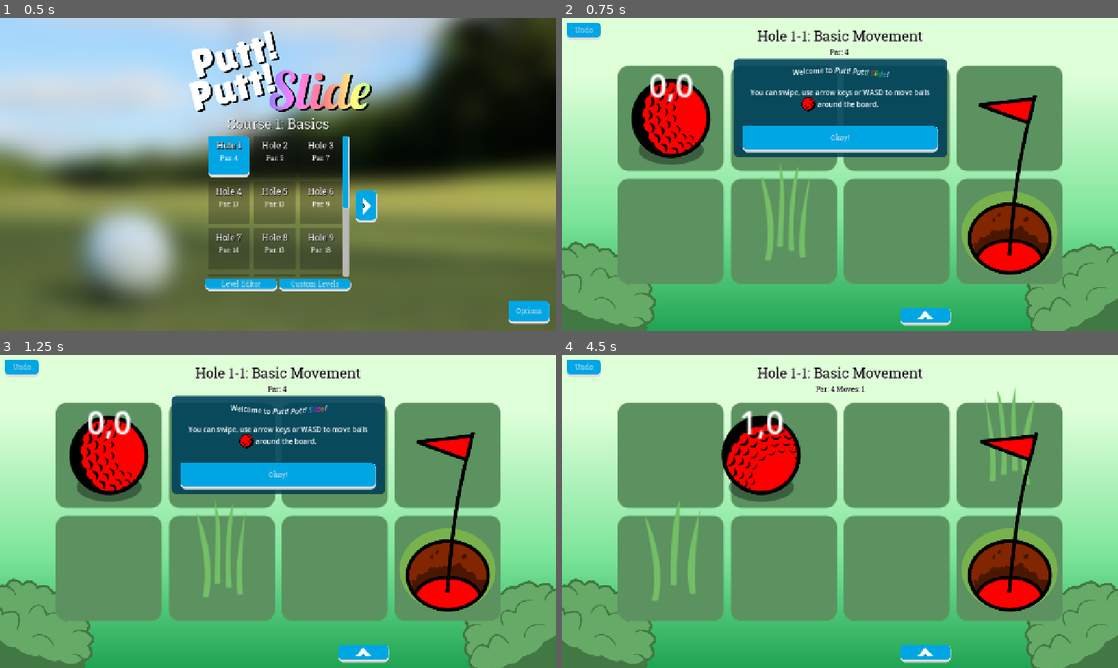
Above: before the commit, frames 1-4 (two rows, left to right).
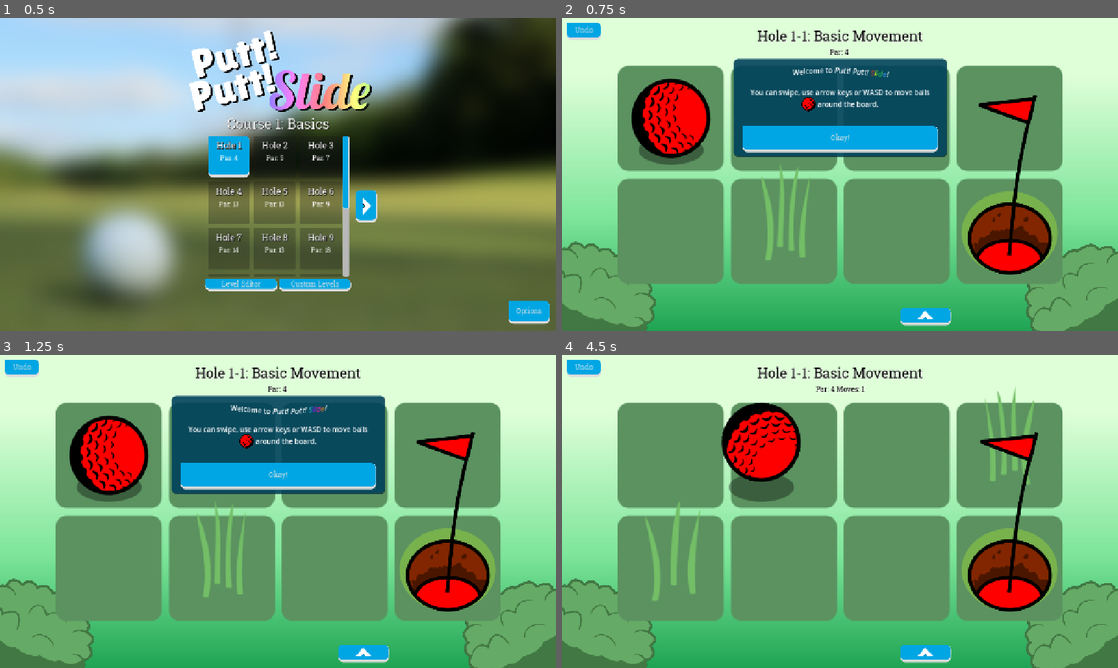
Above: after the commit, the same moments.

Repository: twincannon/GemSlide
Game: Godot game, scene res://scenes/splash_screen.tscn
The game is run twice, just before and just after one commit, with the same random seed, the same clock (stepped at 60 frames per second) and the same inputs. Sound files missing from this copy of the repository are replaced by a short silence.
Inputs (mouse positions are in pixels of both pictures, inside the frame that each line leads up to):
- Up to frame 1 (0.5 s): no input
- Up to frame 2 (0.75 s): click (789, 155) at 0.5 s
- Up to frame 3 (1.25 s): no input
- Up to frame 4 (4.5 s): click "Okay!" at 1.25 s; click (923, 652) at 2 s; click "Retry" at 2.75 s; click "Undo" at 3.5 s; move the mouse to (962, 495) at 4.27 s; hold D (right) from 4.28 s (still down); click (962, 495) at 4.35 s

Frame 1 is identical in both runs. In frame 2, 0.3% of the frame differs, in the area x 15-24%, y 17-28%; in frame 3, 0.3%; in frame 4, 2.4%, in the area x 28-43%, y 15-45%.

Commit message:
Bouncy gems, level names, disable debug text

Diff:
--- a/scenes/entities/black_gem.tscn
+++ b/scenes/entities/black_gem.tscn
@@ -28,6 +28,7 @@
 [node name="ColorblindHelper" type="Sprite2D" parent="."]
 
 [node name="Control" type="Control" parent="."]
+visible = false
 z_index = 999
 layout_mode = 3
 anchors_preset = 0
--- a/scenes/entities/bomb.tscn
+++ b/scenes/entities/bomb.tscn
@@ -12,19 +12,22 @@
 
 [node name="BlockedAnchor" type="Node2D" parent="."]
 
-[node name="BombSprite" type="Sprite2D" parent="BlockedAnchor"]
+[node name="GemSpriteRotAnchor" type="Node2D" parent="BlockedAnchor"]
+unique_name_in_owner = true
+
+[node name="BombSprite" type="Sprite2D" parent="BlockedAnchor/GemSpriteRotAnchor"]
 unique_name_in_owner = true
 z_index = 100
 scale = Vector2(0.5, 0.5)
 texture = ExtResource("1_b0vwv")
 
-[node name="BombFuseSprite" type="Sprite2D" parent="BlockedAnchor"]
+[node name="BombFuseSprite" type="Sprite2D" parent="BlockedAnchor/GemSpriteRotAnchor"]
 unique_name_in_owner = true
 z_index = 101
 scale = Vector2(0.5, 0.5)
 texture = ExtResource("2_5hsef")
 
-[node name="BombFuseVFX" type="CPUParticles2D" parent="BlockedAnchor/BombFuseSprite"]
+[node name="BombFuseVFX" type="CPUParticles2D" parent="BlockedAnchor/GemSpriteRotAnchor/BombFuseSprite"]
 unique_name_in_owner = true
 visible = false
 position = Vector2(106, -106)
@@ -47,9 +50,10 @@
 texture = ExtResource("4_fscv5")
 
 [node name="ColorComponent" parent="." node_paths=PackedStringArray("node_to_colorize") instance=ExtResource("5_ei0wy")]
-node_to_colorize = NodePath("../BlockedAnchor/BombSprite")
+node_to_colorize = NodePath("../BlockedAnchor/GemSpriteRotAnchor/BombSprite")
 
 [node name="Control" type="Control" parent="."]
+visible = false
 z_index = 999
 layout_mode = 3
 anchors_preset = 0
--- a/scenes/entities/gem.tscn
+++ b/scenes/entities/gem.tscn
@@ -32,6 +32,7 @@
 node_to_colorize = NodePath("../BlockedAnchor/GemSpriteRotAnchor/GemSprite")
 
 [node name="Control" type="Control" parent="."]
+visible = false
 z_index = 999
 layout_mode = 3
 anchors_preset = 0
--- a/scenes/levels/world4/level04-01.json
+++ b/scenes/levels/world4/level04-01.json
@@ -47,6 +47,7 @@
 		0
 	],
 	"GridSize": "Vector2i(7, 3)",
+	"LevelName": "Thinking With Portals",
 	"ParMoves": 4,
 	"Tutorial": "[center][b]Teleporters[/b] [img height=20]res://assets/art/teleporter.png[/img] instantly transport anything that enters them.[/center]"
 }
--- a/scenes/levels/world4/level04-01.tscn
+++ b/scenes/levels/world4/level04-01.tscn
@@ -8,7 +8,7 @@
 offset_bottom = 428.0
 columns = 7
 script = ExtResource("1_ofuxf")
-level_name = null
+level_name = "Thinking With Portals"
 tutorial = "[center][b]Teleporters[/b] [img height=20]res://assets/art/teleporter.png[/img] instantly transport anything that enters them.[/center]"
 par_moves = 4
 dev_best = 4
--- a/scenes/levels/world4/level04-02.json
+++ b/scenes/levels/world4/level04-02.json
@@ -35,6 +35,7 @@
 		0
 	],
 	"GridSize": "Vector2i(5, 3)",
+	"LevelName": "Cache",
 	"ParMoves": 12,
 	"Tutorial": ""
 }
--- a/scenes/levels/world4/level04-02.tscn
+++ b/scenes/levels/world4/level04-02.tscn
@@ -8,6 +8,7 @@
 offset_bottom = 428.0
 columns = 5
 script = ExtResource("1_m0q6y")
+level_name = "Cache"
 par_moves = 12
 dev_best = 11
 metadata/_edit_lock_ = true
--- a/scenes/levels/world4/level04-02a.json
+++ b/scenes/levels/world4/level04-02a.json
@@ -77,6 +77,7 @@
 		0
 	],
 	"GridSize": "Vector2i(6, 6)",
+	"LevelName": "Opposites Attract",
 	"ParMoves": 12,
 	"Tutorial": ""
 }
--- a/scenes/levels/world4/level04-02a.tscn
+++ b/scenes/levels/world4/level04-02a.tscn
@@ -8,6 +8,7 @@
 offset_bottom = 428.0
 columns = 6
 script = ExtResource("1_51vmb")
+level_name = "Opposites Attract"
 par_moves = 12
 dev_best = 10
 metadata/_edit_lock_ = true
--- a/scenes/levels/world4/level04-02aa.json
+++ b/scenes/levels/world4/level04-02aa.json
@@ -75,6 +75,7 @@
 		0
 	],
 	"GridSize": "Vector2i(7, 5)",
+	"LevelName": "Trifecta",
 	"ParMoves": 12,
 	"Tutorial": ""
 }
--- a/scenes/levels/world4/level04-02aa.tscn
+++ b/scenes/levels/world4/level04-02aa.tscn
@@ -8,6 +8,7 @@
 offset_bottom = 320.0
 columns = 7
 script = ExtResource("1_pnwdv")
+level_name = "Trifecta"
 par_moves = 12
 dev_best = 9
 
--- a/scenes/levels/world4/level04-02b.json
+++ b/scenes/levels/world4/level04-02b.json
@@ -77,6 +77,7 @@
 		0
 	],
 	"GridSize": "Vector2i(6, 6)",
+	"LevelName": "Jail",
 	"ParMoves": 14,
 	"Tutorial": ""
 }
--- a/scenes/levels/world4/level04-02b.tscn
+++ b/scenes/levels/world4/level04-02b.tscn
@@ -8,6 +8,7 @@
 offset_bottom = 428.0
 columns = 6
 script = ExtResource("1_yda7h")
+level_name = "Jail"
 par_moves = 14
 dev_best = 12
 metadata/_edit_lock_ = true
--- a/scenes/levels/world4/level04-02c.json
+++ b/scenes/levels/world4/level04-02c.json
@@ -75,6 +75,7 @@
 		0
 	],
 	"GridSize": "Vector2i(7, 5)",
+	"LevelName": "Rocky Forest",
 	"ParMoves": 15,
 	"Tutorial": ""
 }
--- a/scenes/levels/world4/level04-02c.tscn
+++ b/scenes/levels/world4/level04-02c.tscn
@@ -8,6 +8,7 @@
 offset_bottom = 428.0
 columns = 7
 script = ExtResource("1_013m3")
+level_name = "Rocky Forest"
 par_moves = 15
 dev_best = 12
 metadata/_edit_lock_ = true
--- a/scenes/levels/world4/level04-03.json
+++ b/scenes/levels/world4/level04-03.json
@@ -55,6 +55,7 @@
 		0
 	],
 	"GridSize": "Vector2i(5, 5)",
+	"LevelName": "Tight Squeeze",
 	"ParMoves": 21,
 	"Tutorial": ""
 }
--- a/scenes/levels/world4/level04-03.tscn
+++ b/scenes/levels/world4/level04-03.tscn
@@ -8,6 +8,7 @@
 offset_bottom = 428.0
 columns = 5
 script = ExtResource("1_cskst")
+level_name = "Tight Squeeze"
 par_moves = 21
 dev_best = 17
 metadata/_edit_lock_ = true
--- a/scenes/levels/world4/level04-04.json
+++ b/scenes/levels/world4/level04-04.json
@@ -65,6 +65,7 @@
 		0
 	],
 	"GridSize": "Vector2i(6, 5)",
+	"LevelName": "Stones Throw",
 	"ParMoves": 19,
 	"Tutorial": ""
 }
--- a/scenes/levels/world4/level04-04.tscn
+++ b/scenes/levels/world4/level04-04.tscn
@@ -8,6 +8,7 @@
 offset_bottom = 428.0
 columns = 6
 script = ExtResource("1_0ttks")
+level_name = "Stones Throw"
 par_moves = 19
 dev_best = 14
 metadata/_edit_lock_ = true
--- a/scenes/levels/world4/level04-04a.json
+++ b/scenes/levels/world4/level04-04a.json
@@ -103,6 +103,7 @@
 		0
 	],
 	"GridSize": "Vector2i(7, 7)",
+	"LevelName": "Displacement",
 	"ParMoves": 17,
 	"Tutorial": ""
 }
--- a/scenes/levels/world4/level04-04a.tscn
+++ b/scenes/levels/world4/level04-04a.tscn
@@ -8,6 +8,7 @@
 offset_bottom = 428.0
 columns = 7
 script = ExtResource("1_c6056")
+level_name = "Displacement"
 par_moves = 17
 dev_best = 14
 metadata/_edit_lock_ = true
--- a/scenes/levels/world4/level04-05.json
+++ b/scenes/levels/world4/level04-05.json
@@ -89,6 +89,7 @@
 		0
 	],
 	"GridSize": "Vector2i(7, 6)",
+	"LevelName": "Quantum Slide",
 	"ParMoves": 24,
 	"Tutorial": ""
 }
--- a/scenes/levels/world4/level04-05.tscn
+++ b/scenes/levels/world4/level04-05.tscn
@@ -8,6 +8,7 @@
 offset_bottom = 428.0
 columns = 7
 script = ExtResource("1_6dbqw")
+level_name = "Quantum Slide"
 par_moves = 24
 dev_best = 18
 metadata/_edit_lock_ = true
--- a/scenes/levels/world4/level04-06.json
+++ b/scenes/levels/world4/level04-06.json
@@ -103,6 +103,7 @@
 		0
 	],
 	"GridSize": "Vector2i(7, 7)",
+	"LevelName": "Skipping Stones",
 	"ParMoves": 19,
 	"Tutorial": ""
 }
--- a/scenes/levels/world4/level04-06.tscn
+++ b/scenes/levels/world4/level04-06.tscn
@@ -8,6 +8,7 @@
 offset_bottom = 428.0
 columns = 7
 script = ExtResource("1_mvuat")
+level_name = "Skipping Stones"
 par_moves = 19
 dev_best = 16
 metadata/_edit_lock_ = true
--- a/scenes/levels/world4/level04-07.json
+++ b/scenes/levels/world4/level04-07.json
@@ -101,6 +101,7 @@
 		0
 	],
 	"GridSize": "Vector2i(8, 6)",
+	"LevelName": "Through the Trees",
 	"ParMoves": 20,
 	"Tutorial": ""
 }
--- a/scenes/levels/world4/level04-07.tscn
+++ b/scenes/levels/world4/level04-07.tscn
@@ -8,6 +8,7 @@
 offset_bottom = 358.0
 columns = 8
 script = ExtResource("1_4lkyp")
+level_name = "Through the Trees"
 par_moves = 20
 dev_best = 13
 
--- a/scenes/levels/world4/level04-07a.json
+++ b/scenes/levels/world4/level04-07a.json
@@ -77,6 +77,7 @@
 		0
 	],
 	"GridSize": "Vector2i(6, 6)",
+	"LevelName": "Tight Squeeze 2",
 	"ParMoves": 25,
 	"Tutorial": ""
 }
--- a/scenes/levels/world4/level04-07a.tscn
+++ b/scenes/levels/world4/level04-07a.tscn
@@ -8,6 +8,7 @@
 offset_bottom = 448.0
 columns = 6
 script = ExtResource("1_l0ten")
+level_name = "Tight Squeeze 2"
 par_moves = 25
 dev_best = 20
 
--- a/scenes/levels/world4/level04-07b.json
+++ b/scenes/levels/world4/level04-07b.json
@@ -133,6 +133,7 @@
 		0
 	],
 	"GridSize": "Vector2i(8, 8)",
+	"LevelName": "Roundabout 2",
 	"ParMoves": 21,
 	"Tutorial": ""
 }
--- a/scenes/levels/world4/level04-07b.tscn
+++ b/scenes/levels/world4/level04-07b.tscn
@@ -8,6 +8,7 @@
 offset_bottom = 448.0
 columns = 8
 script = ExtResource("1_n71vx")
+level_name = "Roundabout 2"
 par_moves = 21
 dev_best = 16
 
--- a/scenes/levels/world4/level04-08.json
+++ b/scenes/levels/world4/level04-08.json
@@ -65,6 +65,7 @@
 		0
 	],
 	"GridSize": "Vector2i(6, 5)",
+	"LevelName": "Deadlocked",
 	"ParMoves": 18,
 	"Tutorial": ""
 }
--- a/scenes/levels/world4/level04-08.tscn
+++ b/scenes/levels/world4/level04-08.tscn
@@ -8,6 +8,7 @@
 offset_bottom = 355.0
 columns = 6
 script = ExtResource("1_40owv")
+level_name = "Deadlocked"
 par_moves = 18
 dev_best = 13
 
--- a/scenes/levels/world4/level04-08a.json
+++ b/scenes/levels/world4/level04-08a.json
@@ -103,6 +103,7 @@
 		0
 	],
 	"GridSize": "Vector2i(7, 7)",
+	"LevelName": "Trifecta 2",
 	"ParMoves": 23,
 	"Tutorial": ""
 }
--- a/scenes/levels/world4/level04-08a.tscn
+++ b/scenes/levels/world4/level04-08a.tscn
@@ -8,6 +8,7 @@
 offset_bottom = 401.0
 columns = 7
 script = ExtResource("1_e6qo2")
+level_name = "Trifecta 2"
 par_moves = 23
 dev_best = 18
 
--- a/scenes/levels/world4/level04-09.json
+++ b/scenes/levels/world4/level04-09.json
@@ -117,6 +117,7 @@
 		0
 	],
 	"GridSize": "Vector2i(8, 7)",
+	"LevelName": "Side to Side",
 	"ParMoves": 28,
 	"Tutorial": ""
 }
--- a/scenes/levels/world4/level04-09.tscn
+++ b/scenes/levels/world4/level04-09.tscn
@@ -8,6 +8,7 @@
 offset_bottom = 400.0
 columns = 8
 script = ExtResource("1_jaohj")
+level_name = "Side to Side"
 par_moves = 28
 dev_best = 23
 num_buttons = 64
--- a/scenes/levels/world4/level04-10.json
+++ b/scenes/levels/world4/level04-10.json
@@ -167,6 +167,7 @@
 		0
 	],
 	"GridSize": "Vector2i(9, 9)",
+	"LevelName": "Pentagon",
 	"ParMoves": 28,
 	"Tutorial": ""
 }
--- a/scenes/levels/world4/level04-10.tscn
+++ b/scenes/levels/world4/level04-10.tscn
@@ -8,6 +8,7 @@
 offset_bottom = 438.0
 columns = 9
 script = ExtResource("1_4m2bc")
+level_name = "Pentagon"
 par_moves = 28
 dev_best = 22
 num_buttons = 81
--- a/scenes/levels/world5/level05-intro.json
+++ b/scenes/levels/world5/level05-intro.json
@@ -1,40 +1,41 @@
 {
-	"DevBest": 5.0,
+	"DevBest": 5,
 	"Entities": [
-		14.0,
-		0.0,
-		0.0,
-		0.0,
-		0.0,
-		0.0,
-		15.0,
-		0.0,
-		0.0,
-		5.0,
-		0.0,
-		0.0,
-		0.0,
-		4.0,
-		0.0
+		14,
+		0,
+		0,
+		0,
+		0,
+		0,
+		15,
+		0,
+		0,
+		5,
+		0,
+		0,
+		0,
+		4,
+		0
 	],
 	"EntityIDs": [
-		0.0,
-		0.0,
-		0.0,
-		0.0,
-		0.0,
-		0.0,
-		0.0,
-		0.0,
-		0.0,
-		0.0,
-		0.0,
-		0.0,
-		0.0,
-		0.0,
-		0.0
+		0,
+		0,
+		0,
+		0,
+		0,
+		0,
+		0,
+		0,
+		0,
+		0,
+		0,
+		0,
+		0,
+		0,
+		0
 	],
 	"GridSize": "Vector2i(5, 3)",
-	"ParMoves": 5.0,
+	"LevelName": "Bombastic Beginning",
+	"ParMoves": 5,
 	"Tutorial": "[center][b]Bombs[/b] [img height=40]res://assets/art/bomb_texticon.png[/img] obey the following rules:[/c …(211 unchanged characters)…
 }
--- a/scenes/levels/world5/level05-intro.tscn
+++ b/scenes/levels/world5/level05-intro.tscn
@@ -8,6 +8,7 @@
 offset_bottom = 435.0
 columns = 5
 script = ExtResource("1_ucu8b")
+level_name = "Bombastic Beginning"
 tutorial = "[center][b]Bombs[/b] [img height=40]res://assets/art/bomb_texticon.png[/img] obey the following rules:[/center]
 [ul]They act like balls and can enter goals[/ul]
 [ul]If any ball enters a goal, all bombs ignite[/ul]
--- a/scenes/levels/world5/level05-intro2.json
+++ b/scenes/levels/world5/level05-intro2.json
@@ -1,46 +1,47 @@
 {
-	"DevBest": 0.0,
+	"DevBest": 0,
 	"Entities": [
-		1.0,
-		16.0,
-		7.0,
-		0.0,
-		0.0,
-		4.0,
-		8.0,
-		8.0,
-		8.0,
-		8.0,
-		8.0,
-		8.0,
-		8.0,
-		2.0,
-		0.0,
-		5.0,
-		8.0,
-		8.0
+		1,
+		16,
+		7,
+		0,
+		0,
+		4,
+		8,
+		8,
+		8,
+		8,
+		8,
+		8,
+		8,
+		2,
+		0,
+		5,
+		8,
+		8
 	],
 	"EntityIDs": [
-		0.0,
-		0.0,
-		0.0,
-		0.0,
-		0.0,
-		0.0,
-		0.0,
-		0.0,
-		0.0,
-		0.0,
-		0.0,
-		0.0,
-		0.0,
-		0.0,
-		0.0,
-		0.0,
-		0.0,
-		0.0
+		0,
+		0,
+		0,
+		0,
+		0,
+		0,
+		0,
+		0,
+		0,
+		0,
+		0,
+		0,
+		0,
+		0,
+		0,
+		0,
+		0,
+		0
 	],
 	"GridSize": "Vector2i(6, 3)",
-	"ParMoves": 0.0,
-	"Tutorial": "Upon exploding, bombs push back adjacent balls and destroy adjacent rocks."
+	"LevelName": "Demolition Demo",
+	"ParMoves": 0,
+	"Tutorial": "Upon exploding, bombs [b]push back[/b] adjacent balls and [b]destroy[/b] adjacent rocks."
 }
--- a/scenes/levels/world5/level05-intro2.tscn
+++ b/scenes/levels/world5/level05-intro2.tscn
@@ -8,8 +8,8 @@
 offset_bottom = 537.0
 columns = 6
 script = ExtResource("1_dgxvp")
-level_name = null
-tutorial = "Upon exploding, bombs push back adjacent balls and destroy adjacent rocks."
+level_name = "Demolition Demo"
+tutorial = "Upon exploding, bombs [b]push back[/b] adjacent balls and [b]destroy[/b] adjacent rocks."
 num_buttons = 18
 metadata/_custom_type_script = "uid://b6gipcinvnwbk"
 
--- a/scenes/splash_screen.tscn
+++ b/scenes/splash_screen.tscn
@@ -6,6 +6,7 @@
 [ext_resource type="PackedScene" uid="uid://oavoqs2a613w" path="res://scenes/vfx/vfx_teleport.tscn" id="4_5osyx"]
 [ext_resource type="PackedScene" uid="uid://casi57kcua18o" path="res://scenes/vfx/vfx_water.tscn" id="5_dhol4"]
 [ext_resource type="PackedScene" uid="uid://c7ef8pt4mwjjo" path="res://scenes/vfx/vfx_rock_destroyed.tscn" id="6_a2ut7"]
+[ext_resource type="PackedScene" uid="uid://qkto6yxksvto" path="res://scenes/vfx/vfx_bomb_explode.tscn" id="7_5osyx"]
 
 [sub_resource type="Gradient" id="Gradient_1hu6l"]
 offsets = PackedFloat32Array(0.504808, 1)
@@ -155,3 +156,6 @@
 [node name="VFXRockDestroyed" parent="." instance=ExtResource("6_a2ut7")]
 position = Vector2(-1000, -1000)
 process_material = SubResource("ParticleProcessMaterial_lentl")
+
+[node name="VFXBombExplode" parent="." instance=ExtResource("7_5osyx")]
+position = Vector2(-1000, -1000)
--- /dev/null
+++ b/scenes/vfx/vfx_bomb_explode.tscn
@@ -0,0 +1,84 @@
+[gd_scene load_steps=8 format=3 uid="uid://qkto6yxksvto"]
+
+[ext_resource type="Texture2D" uid="uid://bjdd812ema07l" path="res://assets/art/vfx/particle_teleport.png" id="1_311ga"]
+
+[sub_resource type="Gradient" id="Gradient_311ga"]
+offsets = PackedFloat32Array(0, 0.617647)
+colors = PackedColorArray(1, 0, 0, 1, 1, 1, 0, 1)
+
+[sub_resource type="GradientTexture1D" id="GradientTexture1D_gti8w"]
+gradient = SubResource("Gradient_311ga")
+
+[sub_resource type="ParticleProcessMaterial" id="ParticleProcessMaterial_311ga"]
+particle_flag_disable_z = true
+angle_min = -720.0
+angle_max = 720.0
+gravity = Vector3(0, 0, 0)
+color = Color(1, 1, 0.133333, 1)
+color_ramp = SubResource("GradientTexture1D_gti8w")
+
+[sub_resource type="Animation" id="Animation_uop4b"]
+length = 0.001
+tracks/0/type = "value"
+tracks/0/imported = false
+tracks/0/enabled = true
+tracks/0/path = NodePath(".:emitting")
+tracks/0/interp = 1
+tracks/0/loop_wrap = true
+tracks/0/keys = {
+"times": PackedFloat32Array(0),
+"transitions": PackedFloat32Array(1),
+"update": 1,
+"values": [true]
+}
+
+[sub_resource type="Animation" id="Animation_nv74p"]
+resource_name = "default"
+length = 0.33
+tracks/0/type = "method"
+tracks/0/imported = false
+tracks/0/enabled = true
+tracks/0/path = NodePath(".")
+tracks/0/interp = 1
+tracks/0/loop_wrap = true
+tracks/0/keys = {
+"times": PackedFloat32Array(0.329018),
+"transitions": PackedFloat32Array(1),
+"values": [{
+"args": [],
+"method": &"queue_free"
+}]
+}
+tracks/1/type = "value"
+tracks/1/imported = false
+tracks/1/enabled = true
+tracks/1/path = NodePath(".:emitting")
+tracks/1/interp = 1
+tracks/1/loop_wrap = true
+tracks/1/keys = {
+"times": PackedFloat32Array(0, 0.266667),
+"transitions": PackedFloat32Array(1, 1),
+"update": 1,
+"values": [true, false]
+}
+
+[sub_resource type="AnimationLibrary" id="AnimationLibrary_a2pyl"]
+_data = {
+&"RESET": SubResource("Animation_uop4b"),
+&"default": SubResource("Animation_nv74p")
+}
+
+[node name="VFXBombExplode" type="GPUParticles2D"]
+z_index = 100
+amount = 5
+texture = ExtResource("1_311ga")
+lifetime = 0.03
+explosiveness = 0.9
+fixed_fps = 120
+process_material = SubResource("ParticleProcessMaterial_311ga")
+
+[node name="AnimationPlayer" type="AnimationPlayer" parent="."]
+libraries = {
+&"": SubResource("AnimationLibrary_a2pyl")
+}
+autoplay = "default"
--- a/scripts/entities/black_gem.gd
+++ b/scripts/entities/black_gem.gd
@@ -8,8 +8,8 @@
 	moves = true
 	%GemSpriteRotAnchor.rotation = randf_range(-PI, PI)
 
-func _process(_delta):
-	$Control/LabelGridPos.text = str(grid_pos.x, ",", grid_pos.y)
+#func _process(_delta):
+	#$Control/LabelGridPos.text = str(grid_pos.x, ",", grid_pos.y)
 
 func _does_block(_other_entity):
 	return true
--- a/scripts/entities/bomb.gd
+++ b/scripts/entities/bomb.gd
@@ -4,6 +4,8 @@
 var ignited = false
 var queue_ignite = false
 var moves_until_explosion = -1  # -1 means not counting down, 0 means explode now
+
+var explode_vfx_scene = preload("res://scenes/vfx/vfx_bomb_explode.tscn")
 
 func _ready():
 	entity_sprite = %BombSprite
@@ -33,6 +35,8 @@
 	return ignited and moves_until_explosion == 0 and !gem_in_goal
 
 func explode() -> Array[Entity]:
+	add_child(explode_vfx_scene.instantiate() as GPUParticles2D)
+
 	Globals.get_game_node().on_bomb_explode()
 	Globals.get_game_node().queue_entity_for_removal(self)
 	$BlockedAnchor.visible = false
--- a/scripts/entities/gem.gd
+++ b/scripts/entities/gem.gd
@@ -1,6 +1,5 @@
 extends Entity
 class_name Gem
-
 
 var gem_in_goal := false
 var gem_goal_anim_done := false
@@ -11,8 +10,6 @@
 
 var gem_rotates = true
 
-#@onready var floating_text_scene = preload("res://scenes/floating_text.tscn")
-
 func _ready():
 	entity_sprite = %GemSprite
 	moves = true
@@ -22,8 +19,8 @@
 func _initialize_entity(game:Game):
 	connect("on_goal_animation_finished", game.on_gem_goal_anim_finished.bind())
 
-func _process(_delta):
-	$Control/LabelGridPos.text = str(grid_pos.x, ",", grid_pos.y)
+#func _process(_delta):
+	#$Control/LabelGridPos.text = str(grid_pos.x, ",", grid_pos.y)
 
 func _on_movement(_dir):
 	super(_dir)
@@ -43,6 +40,13 @@
 	if gem_rotates:
 		movement_tween.tween_property(%GemSpriteRotAnchor, "rotation", rot_dir, tween_dur).as_relative()
 	movement_tween.chain().tween_callback(_on_movement_tween_done.bind(_dir))
+
+	var bounce_tween = create_tween()
+	bounce_tween.set_trans(Tween.TRANS_SINE)
+	bounce_tween.set_ease(Tween.EASE_OUT)
+	bounce_tween.tween_property(%GemSpriteRotAnchor, "position:y", -25, tween_dur * 0.5).as_relative()
+	bounce_tween.set_ease(Tween.EASE_IN)
+	bounce_tween.tween_property(%GemSpriteRotAnchor, "position:y", 25, tween_dur * 0.5).as_relative()
 
 	#movement_tween.finished.connect(_on_movement_tween_done.bind(_dir))
 	#get_tree().create_timer(movement_tween_duration).timeout.connect(_on_movement_tween_done.bind(_dir))
@@ -93,9 +97,9 @@
 		var rot_dir = 0.5 if (_dir == Vector2i.RIGHT or _dir == Vector2i.DOWN) else -0.5
 		blocked_tween = create_tween().set_parallel(true)
 		blocked_tween.tween_property($BlockedAnchor, "position", Vector2(_dir.x, _dir.y) * distance_to_move * 0.25, tween_dur).as_relative()
-		blocked_tween.tween_property($BlockedAnchor, "rotation", rot_dir, tween_dur).as_relative()
+		blocked_tween.tween_property(%GemSpriteRotAnchor, "rotation", rot_dir, tween_dur).as_relative()
 		blocked_tween.chain().tween_property($BlockedAnchor, "position", Vector2(-_dir.x, -_dir.y) * distance_to_move * 0.25, tween_dur).as_relative()
-		blocked_tween.tween_property($BlockedAnchor, "rotation", -rot_dir, tween_dur).as_relative()
+		blocked_tween.tween_property(%GemSpriteRotAnchor, "rotation", -rot_dir, tween_dur).as_relative()
 		blocked_tween.chain().tween_callback(reset_blocked_anchor_position)
 
 func _does_block(_other_entity):
Not shown: 1 places in scenes/levels/world4/level04-02.tscn that only renumber resources
Not shown: 1 places in scenes/levels/world4/level04-02a.tscn that only renumber resources
Not shown: 1 places in scenes/levels/world4/level04-02aa.tscn that only renumber resources
Not shown: 1 places in scenes/levels/world4/level04-02b.tscn that only renumber resources
Not shown: 1 places in scenes/levels/world4/level04-02c.tscn that only renumber resources
Not shown: 1 places in scenes/levels/world4/level04-03.tscn that only renumber resources
Not shown: 1 places in scenes/levels/world4/level04-04.tscn that only renumber resources
Not shown: 1 places in scenes/levels/world4/level04-04a.tscn that only renumber resources
Not shown: 1 places in scenes/levels/world4/level04-05.tscn that only renumber resources
Not shown: 1 places in scenes/levels/world4/level04-06.tscn that only renumber resources
Not shown: 1 places in scenes/levels/world4/level04-07.tscn that only renumber resources
Not shown: 1 places in scenes/levels/world4/level04-07a.tscn that only renumber resources
(and 6 more such lines)
